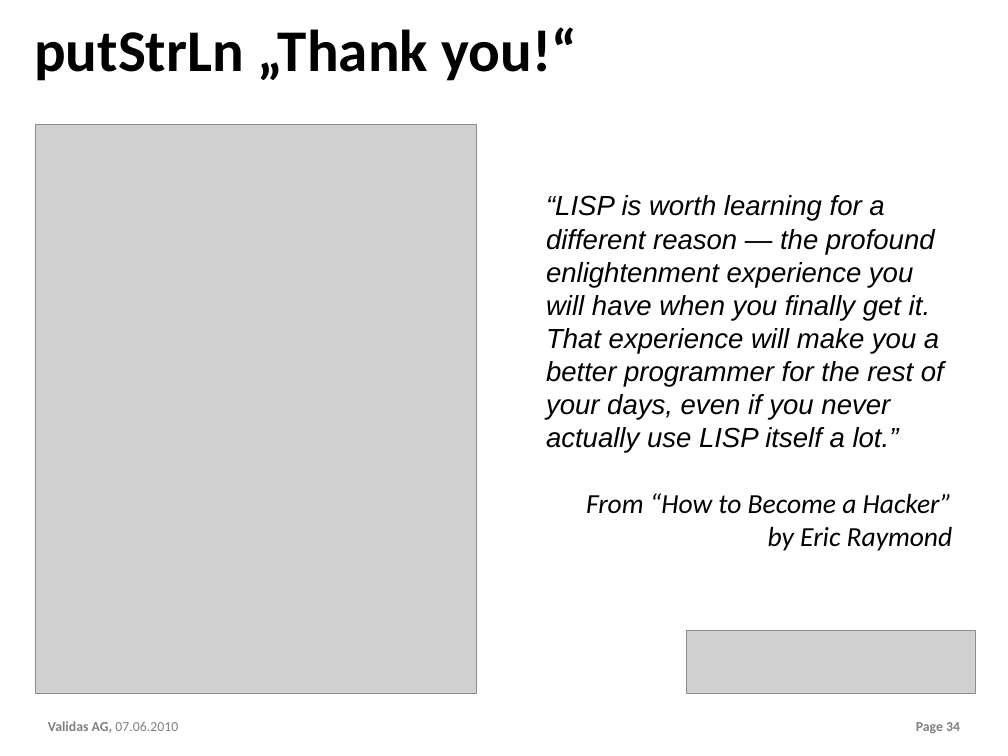
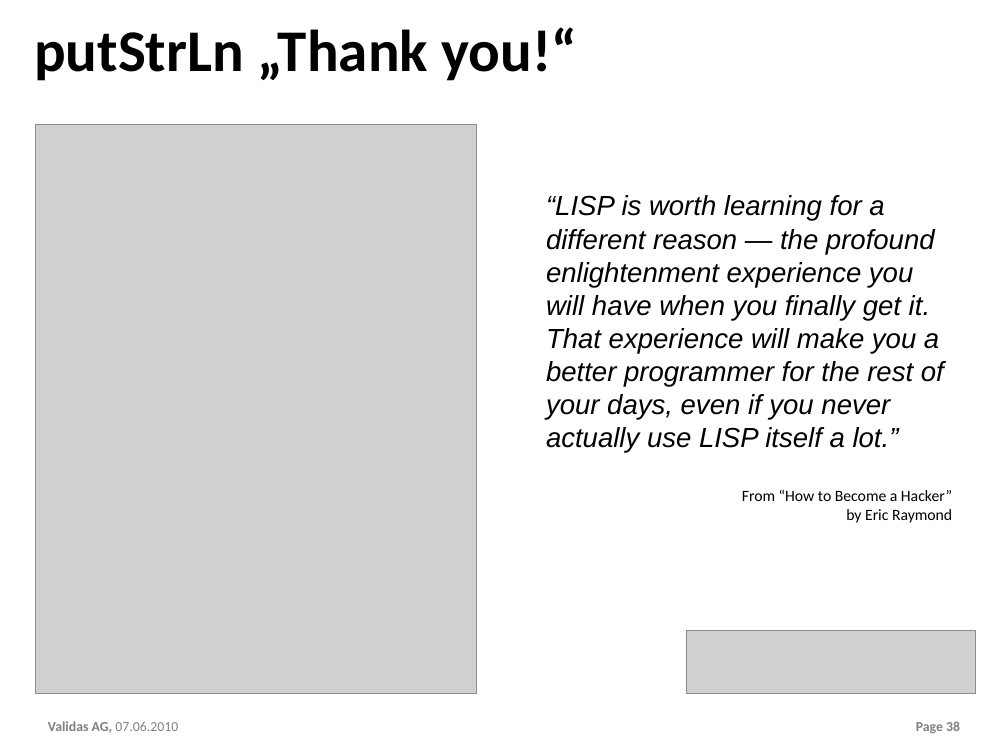
Before and after one commit to theoremprover/chess, a slide deck: slide 38 of ppt/Chess200.pptx (slide 34 before the commit). Drawn at 1008x756 pixels with LibreOffice and Linux fonts; fonts in the diff are those of the drawing; grey boxes stand for pictures; background and template pictures are left out. Boxes give left, top, right and bottom in pixels: in the first picture for what was removed or moved away, otherwise in the second. Text is boxed around its words. In the diff, an @@ line names an element or a change of style, - is before the commit and + after.

```diff
--- a/ppt/Chess200.pptx
+++ b/ppt/Chess200.pptx
@@ text at (x1=742, y1=490, x2=952, y2=523): size 28 to 16 pt, italic off in "From “How to Become a Hacker”", "by Eric Raymond" @@
@@ page number at (x1=916, y1=721, x2=960, y2=733): text changed @@
-Page 34
+Page 38
```
Also in this commit, not shown: 13 other slides changed, 4 slides added, 3 other files.
